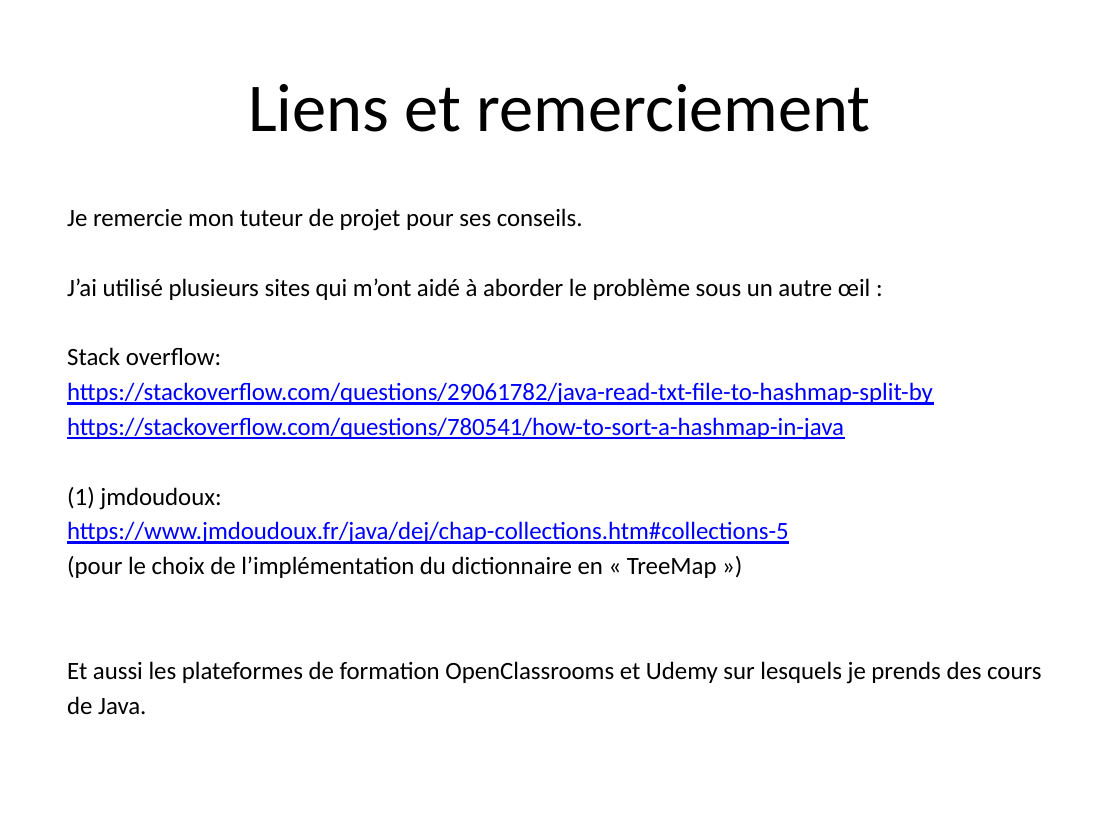
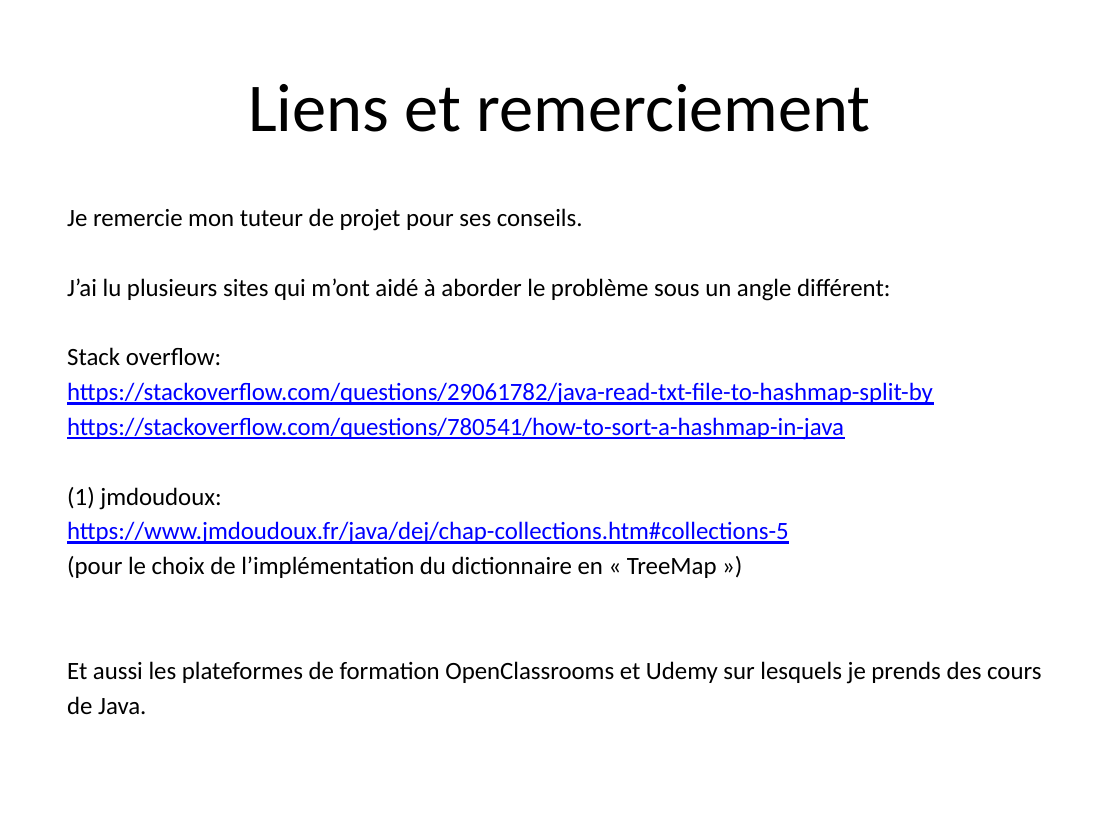
Before and after one commit to fouomene/OC_Projet_2, a slide deck: slide 8 of Project02Eclipse/Hemebiotech.pptx. Drawn at 1120x840 pixels with LibreOffice and Linux fonts; fonts in the diff are those of the drawing. Boxes give left, top, right and bottom in pixels: in the first picture for what was removed or moved away, otherwise in the second. Text is boxed around its words. In the diff, an @@ line names an element or a change of style, - is before the commit and + after.

```diff
--- a/Project02Eclipse/Hemebiotech.pptx
+++ b/Project02Eclipse/Hemebiotech.pptx
@@ text at box(67, 278, 890, 301): text changed @@
-J’ai utilisé plusieurs sites qui m’ont aidé à aborder le problème sous un autre œil :
+J’ai lu plusieurs sites qui m’ont aidé à aborder le problème sous un angle différent:
```
Also in this commit, not shown: 55 other files.
